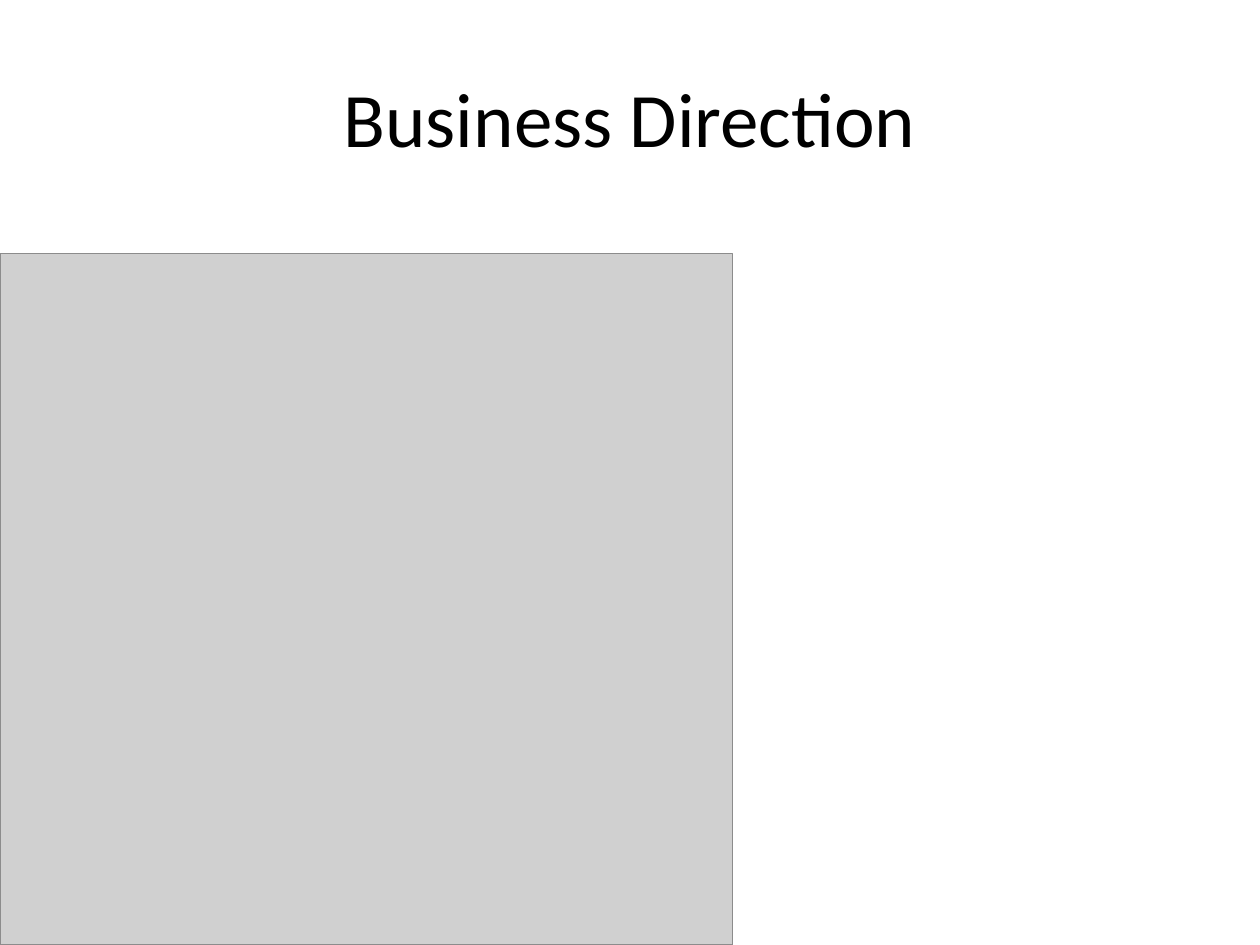
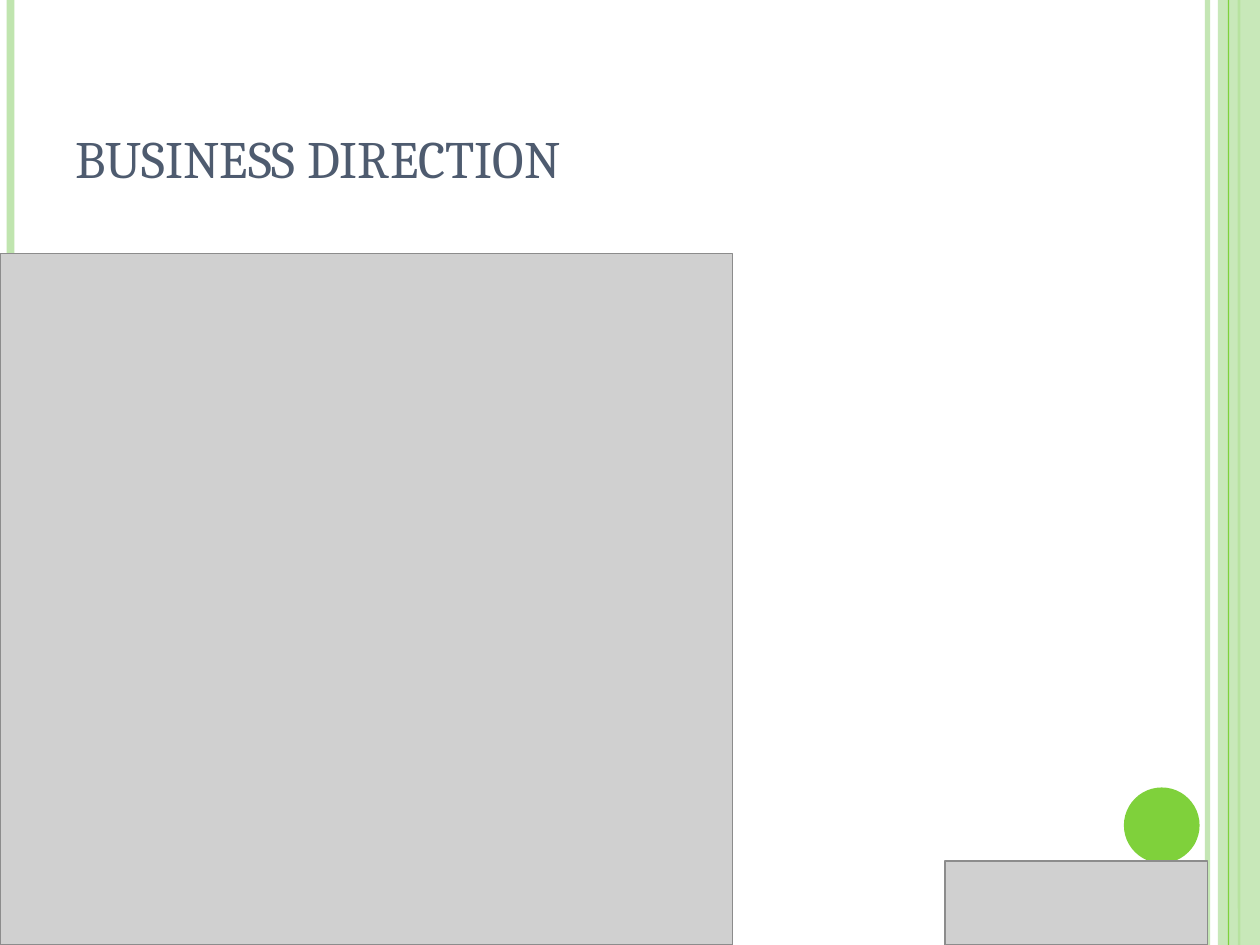
Before and after one commit to NUS-Anonymous/LTA-Data, a slide deck: slide 20 of Business Final Presentation/Presentation1.ppt (slide 18 before the commit). Drawn at 1260x945 pixels with LibreOffice and Linux fonts; fonts in the diff are those of the drawing; grey boxes stand for pictures. Boxes give left, top, right and bottom in pixels: in the first picture for what was removed or moved away, otherwise in the second. Text is boxed around its words. In the diff, an @@ line names an element or a change of style, - is before the commit and + after.

```diff
--- a/Business Final Presentation/Presentation1.ppt
+++ b/Business Final Presentation/Presentation1.ppt
@@ line added from (10, 0) to (10, 945), #C0E5AF 4.51 pt @@
@@ line added from (1207, 0) to (1207, 945), #C0E5AF 3 pt @@
@@ rectangle added at (x1=1218, y1=0, x2=1260, y2=945), fill #C0E5AF at 87% opacity @@
@@ line added from (1228, 0) to (1228, 945), #7FD13B 0.74 pt @@
@@ line added from (1239, 0) to (1239, 945), #7FD13B 1.5 pt @@
@@ title "BUSINESS DIRECTION" at (x1=75, y1=142, x2=561, y2=179): vertical alignment middle to bottom @@
@@ title at (x1=75, y1=142, x2=561, y2=179): text changed; size 44 to 30 pt; font Calibri to Cambria; text colour #000000 to #4E5B6F @@
-Business Direction
+BUSINESS DIRECTION
@@ ellipse added at (x1=1124, y1=788, x2=1200, y2=863), fill #7FD13B @@
@@ picture added at (x1=945, y1=861, x2=1207, y2=945) @@
```
Also in this commit, not shown: 20 other slides changed, 4 slides added, 2 slides removed, 26 other files.
